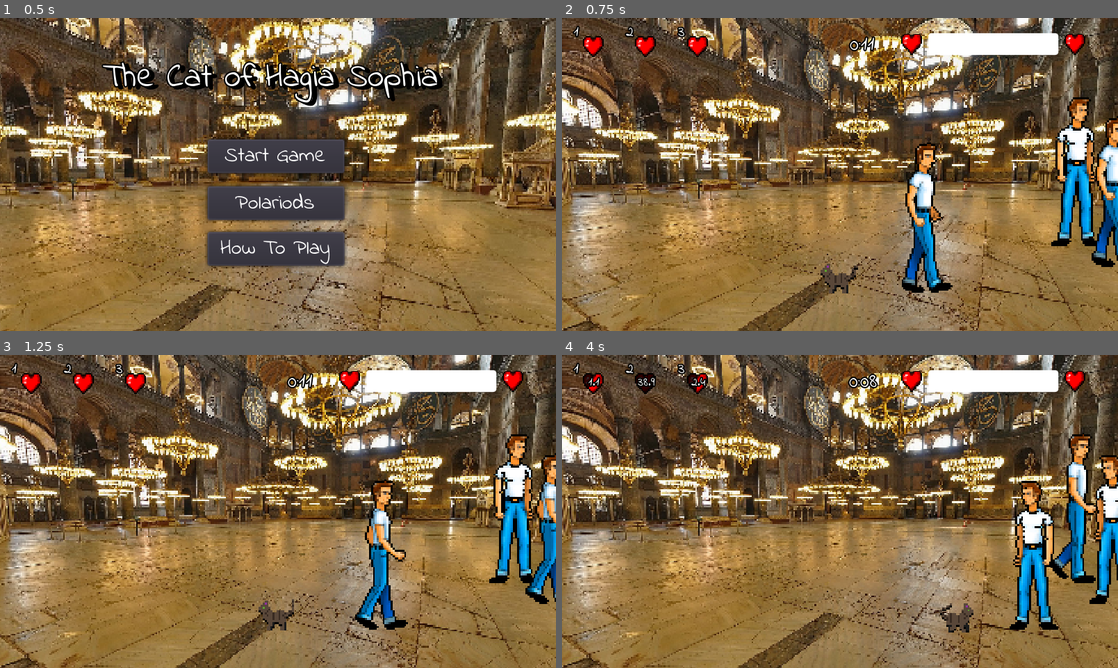
Above: before the commit, frames 1-4 (two rows, left to right).
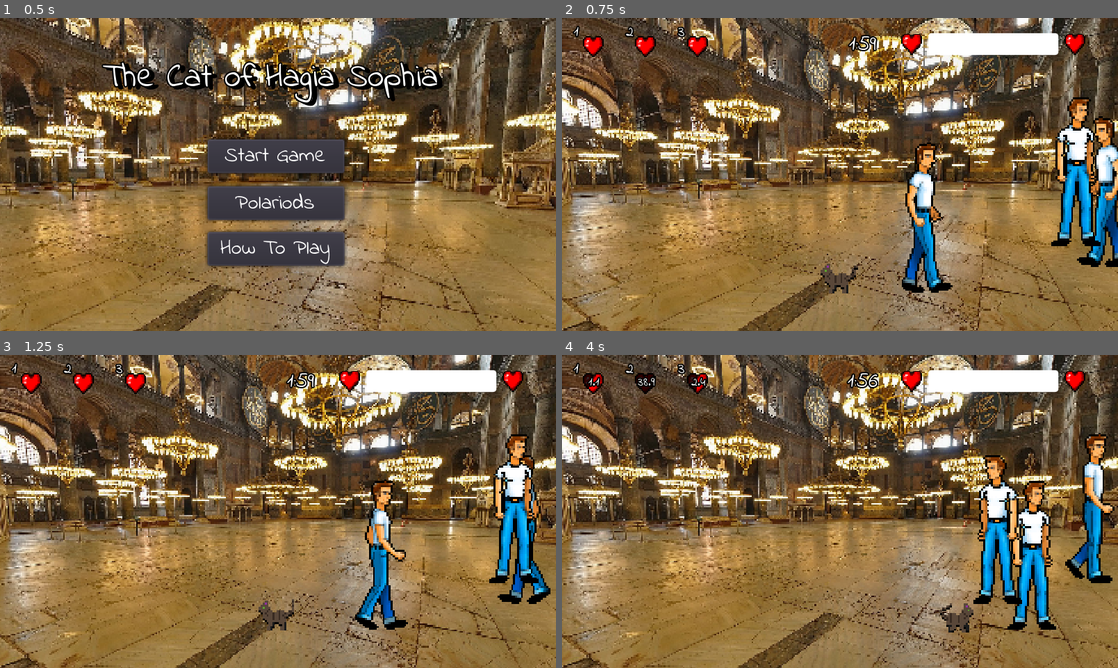
Above: after the commit, the same moments.

Repository: Frozander/BAUGamejam2021
Game: Godot game, scene res://Scenes/TitleScreen.tscn
The game is run twice, just before and just after one commit, with the same random seed, the same clock (stepped at 60 frames per second) and the same inputs. Sound files missing from this copy of the repository are replaced by a short silence.
Inputs:
- Up to frame 1 (0.5 s): no input
- Up to frame 2 (0.75 s): click "Start Game" at 0.5 s
- Up to frame 3 (1.25 s): no input
- Up to frame 4 (4 s): tap Enter at 1.25 s; hold Right (ui_right) 1.28-2.03 s; tap 3 (leave) at 1.35, 3.6 s; tap Space (ui_select) at 1.52, 2.27, 3.77 s; hold Down (ui_down) 2.03-2.78 s; tap 1 (meow) at 2.1 s; hold Right (ui_right) 2.78-3.53 s; tap 2 (pose) at 2.85 s; hold Up (ui_up) from 3.53 s (still down)

Frame 1 is identical in both runs. In frame 2, 1.9% of the frame differs, in the area x 51-100%, y 5-80%; in frame 3, 2.1%; in frame 4, 8.4%, in the area x 51-100%, y 5-88%.

Commit message:
people not colide each other

Diff:
--- a/Assets/Prefabs/Person.tscn
+++ b/Assets/Prefabs/Person.tscn
@@ -9,55 +9,55 @@
 
 [sub_resource type="AtlasTexture" id=2]
 atlas = ExtResource( 1 )
-region = Rect2( 384, 162, 64, 81 )
+region = Rect2( 0, 81, 64, 81 )
 
 [sub_resource type="AtlasTexture" id=3]
 atlas = ExtResource( 1 )
-region = Rect2( 448, 162, 64, 81 )
+region = Rect2( 64, 81, 64, 81 )
 
 [sub_resource type="AtlasTexture" id=4]
 atlas = ExtResource( 1 )
-region = Rect2( 0, 81, 64, 81 )
+region = Rect2( 128, 81, 64, 81 )
 
 [sub_resource type="AtlasTexture" id=5]
 atlas = ExtResource( 1 )
-region = Rect2( 64, 81, 64, 81 )
+region = Rect2( 192, 81, 64, 81 )
 
 [sub_resource type="AtlasTexture" id=6]
 atlas = ExtResource( 1 )
-region = Rect2( 128, 81, 64, 81 )
+region = Rect2( 256, 81, 64, 81 )
 
 [sub_resource type="AtlasTexture" id=7]
 atlas = ExtResource( 1 )
-region = Rect2( 192, 81, 64, 81 )
+region = Rect2( 320, 81, 64, 81 )
 
 [sub_resource type="AtlasTexture" id=8]
 atlas = ExtResource( 1 )
-region = Rect2( 256, 81, 64, 81 )
+region = Rect2( 384, 81, 64, 81 )
 
 [sub_resource type="AtlasTexture" id=9]
 atlas = ExtResource( 1 )
-region = Rect2( 320, 81, 64, 81 )
+region = Rect2( 448, 81, 64, 81 )
 
 [sub_resource type="AtlasTexture" id=10]
 atlas = ExtResource( 1 )
-region = Rect2( 384, 81, 64, 81 )
+region = Rect2( 0, 162, 64, 81 )
 
 [sub_resource type="AtlasTexture" id=11]
 atlas = ExtResource( 1 )
-region = Rect2( 448, 81, 64, 81 )
+region = Rect2( 64, 162, 64, 81 )
 
 [sub_resource type="AtlasTexture" id=12]
 atlas = ExtResource( 1 )
-region = Rect2( 0, 162, 64, 81 )
+region = Rect2( 128, 162, 64, 81 )
 
 [sub_resource type="AtlasTexture" id=13]
 atlas = ExtResource( 1 )
-region = Rect2( 64, 162, 64, 81 )
+region = Rect2( 384, 162, 64, 81 )
 
 [sub_resource type="AtlasTexture" id=14]
 atlas = ExtResource( 1 )
-region = Rect2( 128, 162, 64, 81 )
+region = Rect2( 448, 162, 64, 81 )
 
 [sub_resource type="SpriteFrames" id=15]
 animations = [ {
@@ -66,15 +66,15 @@
 "name": "idle",
 "speed": 0.0
 }, {
-"frames": [ SubResource( 2 ), SubResource( 3 ) ],
+"frames": [ SubResource( 2 ), SubResource( 3 ), SubResource( 4 ), SubResource( 5 ), SubResource( 6 ), SubResource( 7 ), SubResource( 8 ), SubResource( 9 ), SubResource( 10 ), SubResource( 11 ), SubResource( 12 ) ],
+"loop": true,
+"name": "walk",
+"speed": 9.0
+}, {
+"frames": [ SubResource( 13 ), SubResource( 14 ) ],
 "loop": true,
 "name": "pet",
 "speed": 5.0
-}, {
-"frames": [ SubResource( 4 ), SubResource( 5 ), SubResource( 6 ), SubResource( 7 ), SubResource( 8 ), SubResource( 9 ), SubResource( 10 ), SubResource( 11 ), SubResource( 12 ), SubResource( 13 ), SubResource( 14 ) ],
-"loop": true,
-"name": "walk",
-"speed": 9.0
 } ]
 
 [sub_resource type="RectangleShape2D" id=16]
--- a/Assets/Scripts/Person.gd
+++ b/Assets/Scripts/Person.gd
@@ -22,7 +22,7 @@
 
 var petting_duration = 3
 
-
+var lastColidedArea = null
 
 func _ready():
 	delta_count = rand_range(-2,2)
@@ -43,12 +43,12 @@
 			movement.y = speed_y * direction
 			var areas = get_overlapping_areas()
 			for area in areas:
-				if "Person" in area.name:
+				if area.name == "PersonBody" or area.name == "CatBody":
 					collide_with_person(area)
 				else:
 					exclusion_check(area)
 			self.position += movement
-			self.z_index = $BodyShape.position.y
+			self.scale = Vector2(direction, 1)
 
 		if not self.cat:
 			return
@@ -63,6 +63,8 @@
 			else:
 				go_to_cat()
 
+		self.z_index = $PersonBody.global_position.y
+
 
 func calc_move():
 	direction = rand_dir()
@@ -74,7 +76,7 @@
 		idle()
 	else:
 		 walk()
-	self.scale = Vector2(direction, 1)
+
 
 func rand_dir():
 	return pow(-1, randi() % 2);
@@ -145,23 +147,46 @@
 func exclusion_check(area):
 	match area.name:
 		"TopExclusion":
-			movement.y = 0 if movement.y < 0 else movement.y
+			if movement.y < 0:
+				movement.y = 0
+				lastColidedArea = area
 		"BottomExclusion":
-			movement.y = 0 if movement.y > 0 else movement.y
+			if movement.y > 0:
+				movement.y = 0
+				lastColidedArea = area
 		"LeftExclusion":
-			movement.x = 0 if movement.x < 0 else movement.x
+			if movement.x < 0:
+				movement.x *= -1
+				direction *= -1
+				lastColidedArea = area
 		"RightExclusion":
-			movement.x = 0 if movement.x > 0 else movement.x
+			if movement.x > 0:
+				movement.x *= -1
+				direction *= -1
+				lastColidedArea = area
 
 func collide_with_person(person_area):
-	if global_position.x < person_area.global_position.x:
-		movement.x = 0 if movement.x > 0 else movement.x
-	if global_position.x > person_area.global_position.x:
-		movement.x = 0 if movement.x < 0 else movement.x
-	if global_position.y < person_area.global_position.y:
-		movement.y = 0 if movement.y > 0 else movement.y
-	if global_position.y > person_area.global_position.y:
-		movement.y = 0 if movement.y < 0 else movement.y
+	if person_area != lastColidedArea:
+		if global_position.x < person_area.global_position.x:
+			if movement.x > 0:
+				movement.x *= -1
+				direction *= -1
+				lastColidedArea = person_area
+		if global_position.x > person_area.global_position.x:
+			if movement.x:
+				movement.x *= -1
+				direction *= -1
+				lastColidedArea = person_area
+		if global_position.y < person_area.global_position.y:
+			if movement.y:
+				movement.y *= -1
+				direction *= -1
+				lastColidedArea = person_area
+		if global_position.y > person_area.global_position.y:
+			if movement.y:
+				movement.y *= -1
+				direction *= -1
+				lastColidedArea = person_area
 
 func _on_Person_area_entered(area):
 #	print("Person Area Entered: %s" % area.name)
--- a/Singletons/Global.gd
+++ b/Singletons/Global.gd
@@ -2,7 +2,7 @@
 
 const Cooldown = preload("res://Assets/Scripts/Cooldown.gd")
 
-const DEFAULT_DAY_LENGTH_IN_SECONDS = 12
+const DEFAULT_DAY_LENGTH_IN_SECONDS = 120
 var current_day = 1
 
 var pet_meter_step = 10.0
Not shown: 3 places in Assets/Prefabs/Cat.tscn that only renumber resources
